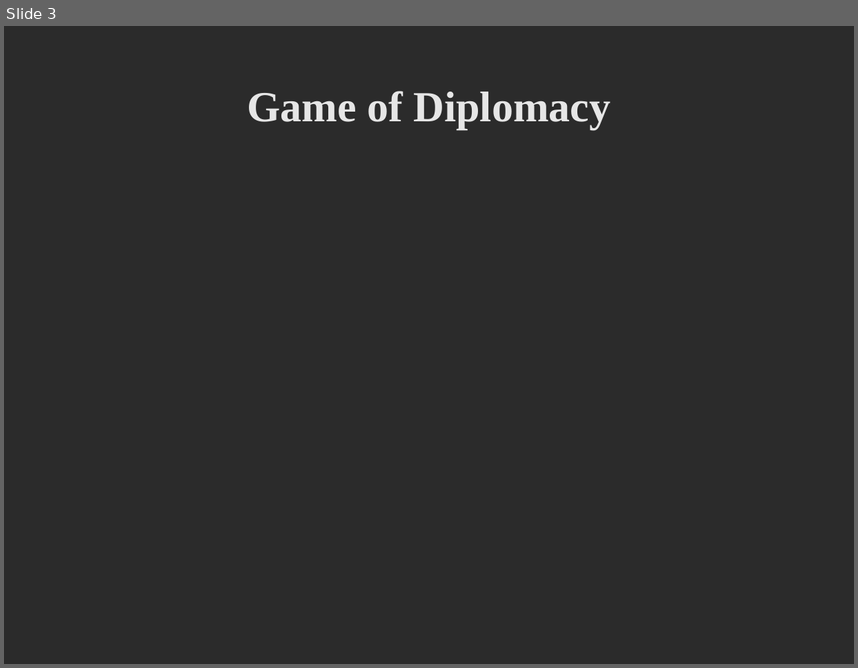
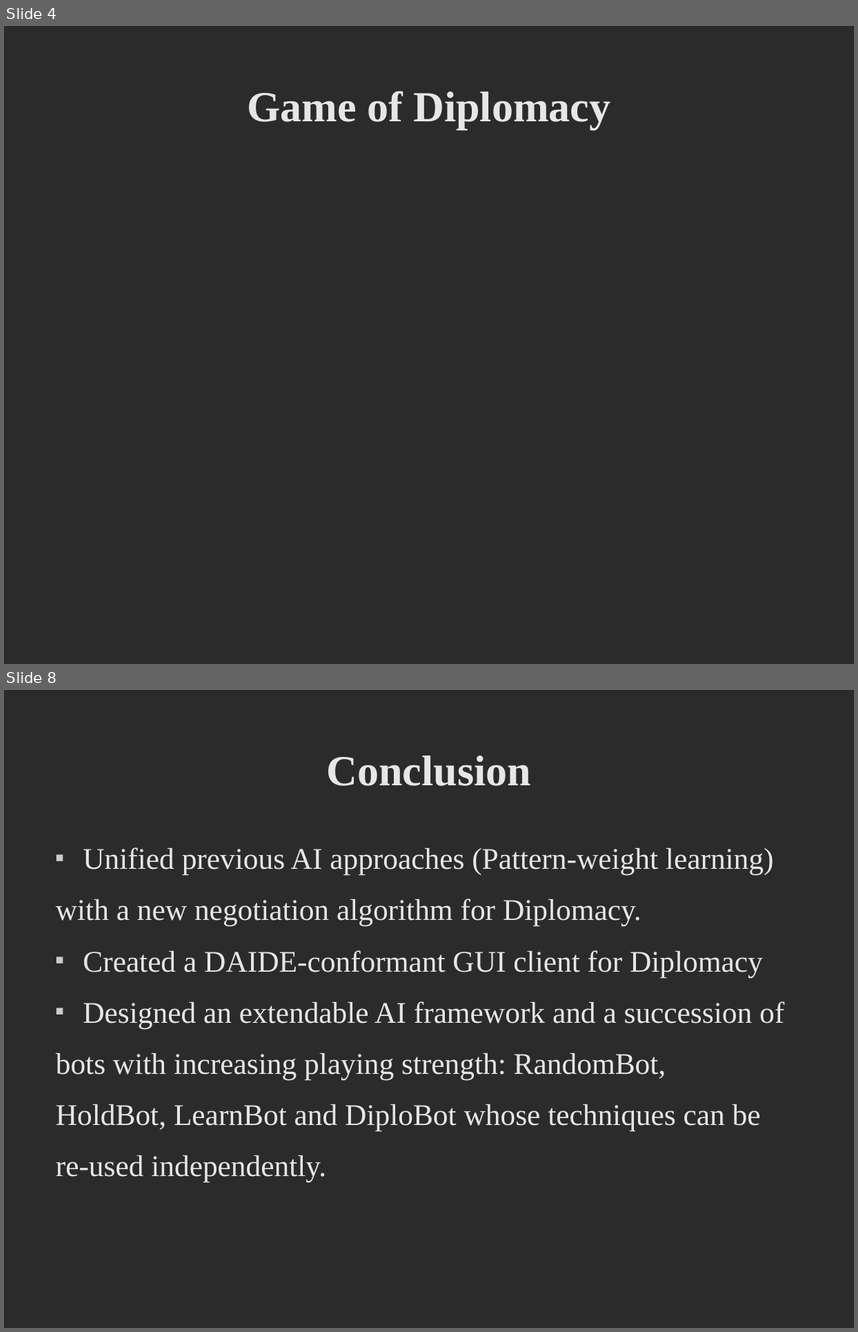
Before and after one commit to deltaluca/flappy, a slide deck: Presentation/ProjectDemonstration.odp. Shown one above the other, each under a label of ours: slide 3 before the commit, slides 4 and 8 after it; the slides between them are not shown. The pictures are 858x668 and 858x1332 pixels, drawn with LibreOffice and Linux fonts; fonts in the diff are those of the drawing; background and template pictures are left out; a plain dark background stands for a picture behind light text. Boxes give left, top, right and bottom in pixels: in the first picture for what was removed or moved away, otherwise in the second. Text is boxed around its words. In the diff, an @@ line names an element or a change of style, - is before the commit and + after.

```diff
--- a/Presentation/ProjectDemonstration.odp
+++ b/Presentation/ProjectDemonstration.odp
@@ slide 8 added at (4,690,854,1328), background picture (left out) @@
@@ title added at (327,756,531,786), 40 pt, text #E6E6E6, bold @@
+Conclusion
@@ text added at (56,847,784,1182), 28 pt, text #E6E6E6 @@
+■ Unified previous AI approaches (Pattern-weight learning)
+with a new negotiation algorithm for Diplomacy.
+■ Created a DAIDE-conformant GUI client for Diplomacy
+■ Designed an extendable AI framework and a succession of
+bots with increasing playing strength: RandomBot,
+HoldBot, LearnBot and DiploBot whose techniques can be
+re-used independently.
@@ what was slide 3 is now slide 4 @@
```
Also in this commit, not shown: 2 slides changed, 6 other slides added, 1 slide removed, 7 other files.
